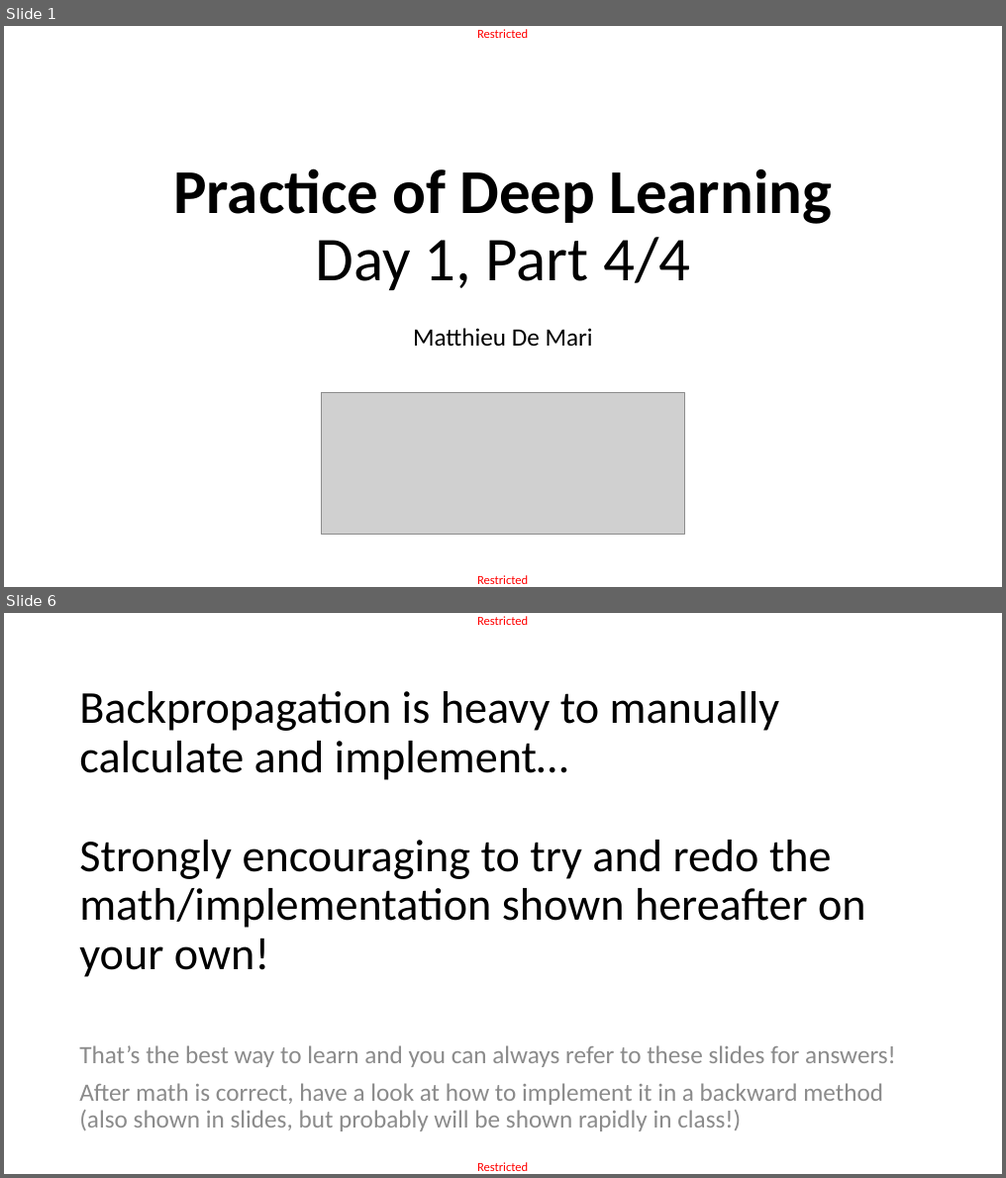
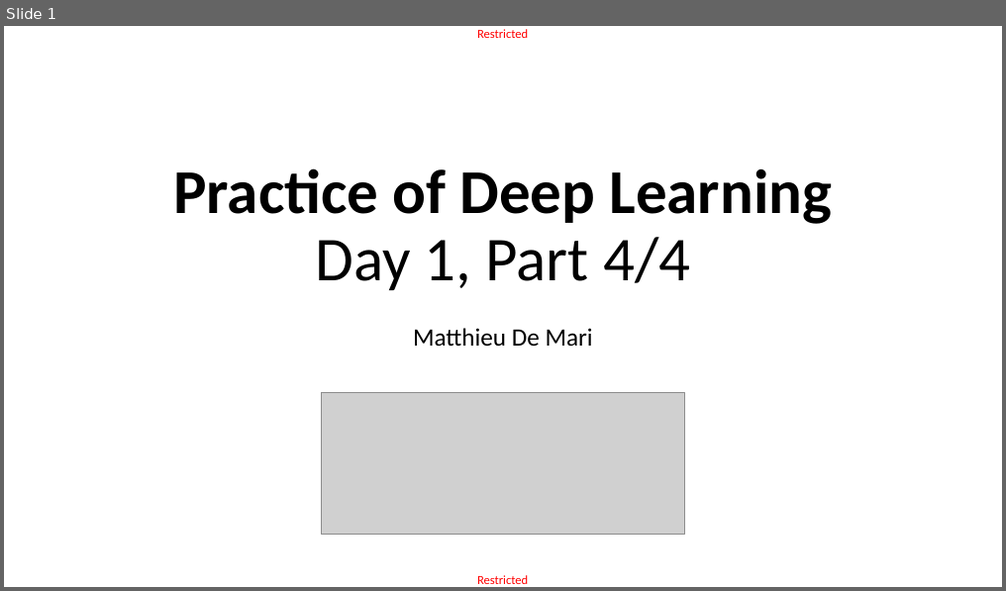
Before and after one commit to matthieudemari/SUTD_ACAD_DL-CV, a slide deck: Day 3 Part 4/D1P4.pptx. Shown one above the other, each under a label of ours: slides 1 and 6 before the commit, slide 1 after it; the slides between them are not shown. The pictures are 1006x1178 and 1006x591 pixels, drawn with LibreOffice and Linux fonts; fonts in the diff are those of the drawing; grey boxes stand for pictures. Boxes give left, top, right and bottom in pixels: in the first picture for what was removed or moved away, otherwise in the second. Text is boxed around its words. In the diff, an @@ line names an element or a change of style, - is before the commit and + after.

```diff
--- a/Day 3 Part 4/D1P4.pptx
+++ b/Day 3 Part 4/D1P4.pptx
@@ slide 6 removed at box(4, 613, 1002, 1174), background #FFFFFF; not listed: 2 template elements that a slide beside it also shows @@
@@ title removed at box(79, 691, 866, 977) @@
-Backpropagation is heavy to manually calculate and implement…
-Strongly encouraging to try and redo the math/implementation shown hereafter on your own!
@@ text removed at box(79, 1046, 896, 1132) @@
-That’s the best way to learn and you can always refer to these slides for answers!
-After math is correct, have a look at how to implement it in a backward method (also shown in slides, but probably will be shown rapidly in class!)
```
Also in this commit, not shown: 1 slide added, 27 other slides removed, 19 other files.
